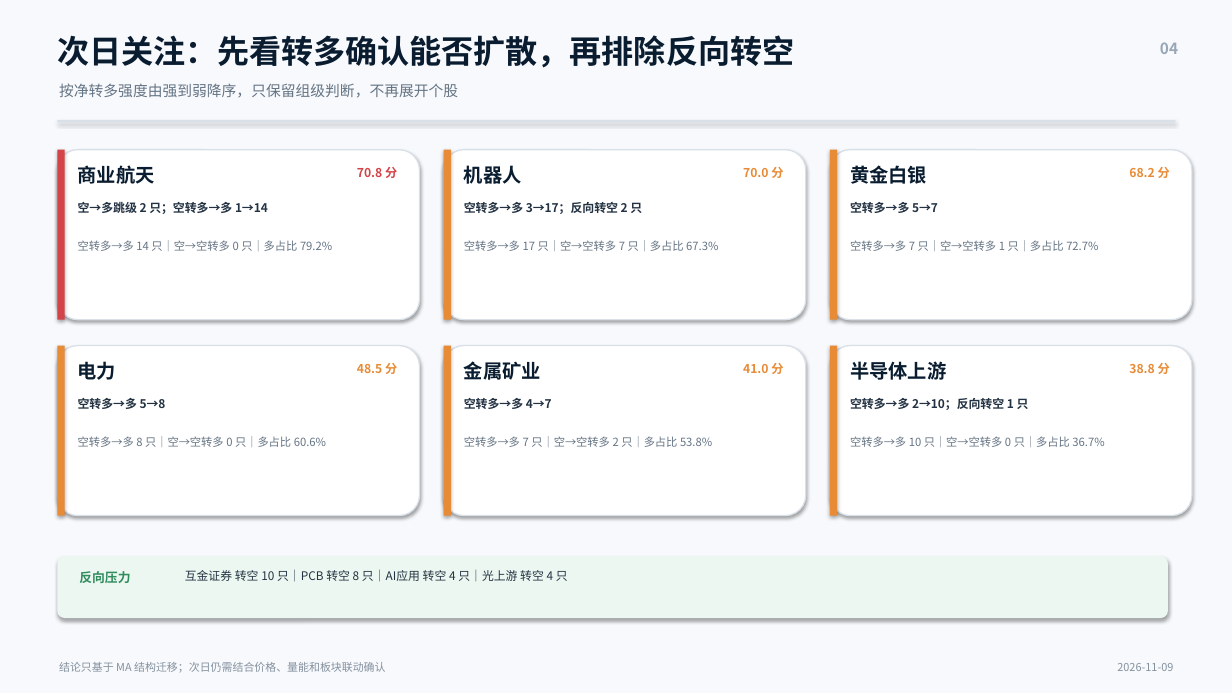
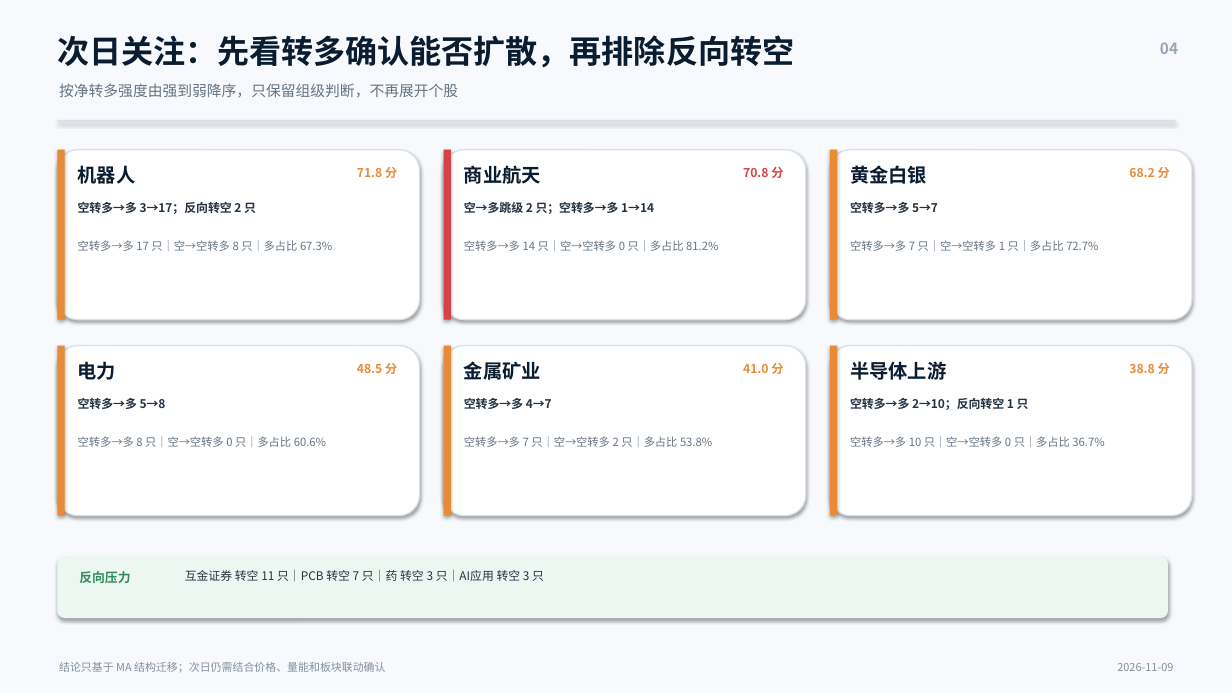
Before and after one commit to nancybhc/a-share-blast-lab, a slide deck: slide 4 of assets/多空阶段简报_2026-11-09.pptx. Drawn at 1232x693 pixels with LibreOffice and Linux fonts; fonts in the diff are those of the drawing. Boxes give left, top, right and bottom in pixels: in the first picture for what was removed or moved away, otherwise in the second. Text is boxed around its words. In the diff, an @@ line names an element or a change of style, - is before the commit and + after.

```diff
--- a/assets/多空阶段简报_2026-11-09.pptx
+++ b/assets/多空阶段简报_2026-11-09.pptx
@@ rectangle at (57,150,65,320): fill #D34347 to #E88B36 @@
@@ text at (78,165,136,184): text changed @@
-商业航天
+机器人
@@ text at (357,167,397,178): text changed; text colour #D34347 to #E88B36 @@
-70.8 分
+71.8 分
@@ rectangle at (444,150,451,320): fill #E88B36 to #D34347 @@
@@ text at (464,165,541,184): text changed @@
-机器人
+商业航天
@@ text at (743,167,783,178): text changed; text colour #E88B36 to #D34347 @@
-70.0 分
+70.8 分
@@ text at (78,202,256,214): text changed @@
-空→多跳级 2 只；空转多→多 1→14
+空转多→多 3→17；反向转空 2 只
@@ text at (464,202,654,214): text changed @@
-空转多→多 3→17；反向转空 2 只
+空→多跳级 2 只；空转多→多 1→14
@@ text at (78,240,332,251): text changed @@
-空转多→多 14 只｜空→空转多 0 只｜多占比 79.2%
+空转多→多 17 只｜空→空转多 8 只｜多占比 67.3%
@@ text at (464,240,718,251): text changed @@
-空转多→多 17 只｜空→空转多 7 只｜多占比 67.3%
+空转多→多 14 只｜空→空转多 0 只｜多占比 81.2%
@@ text at (185,570,544,582): text changed @@
-互金证券 转空 10 只｜PCB 转空 8 只｜AI应用 转空 4 只｜光上游 转空 4 只
+互金证券 转空 11 只｜PCB 转空 7 只｜药 转空 3 只｜AI应用 转空 3 只
```
Also in this commit, not shown: 3 other slides changed, 13 other files.
